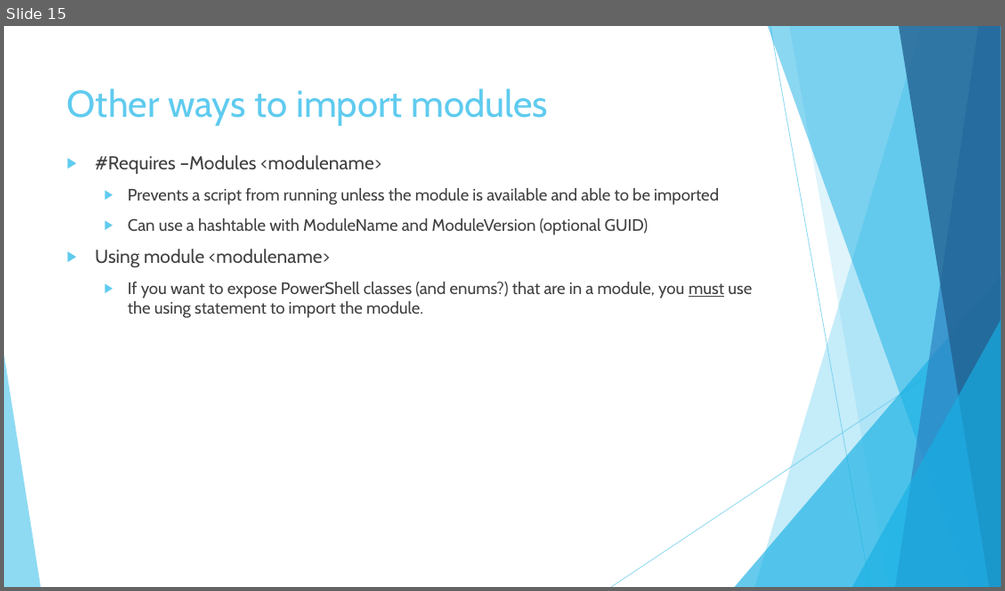
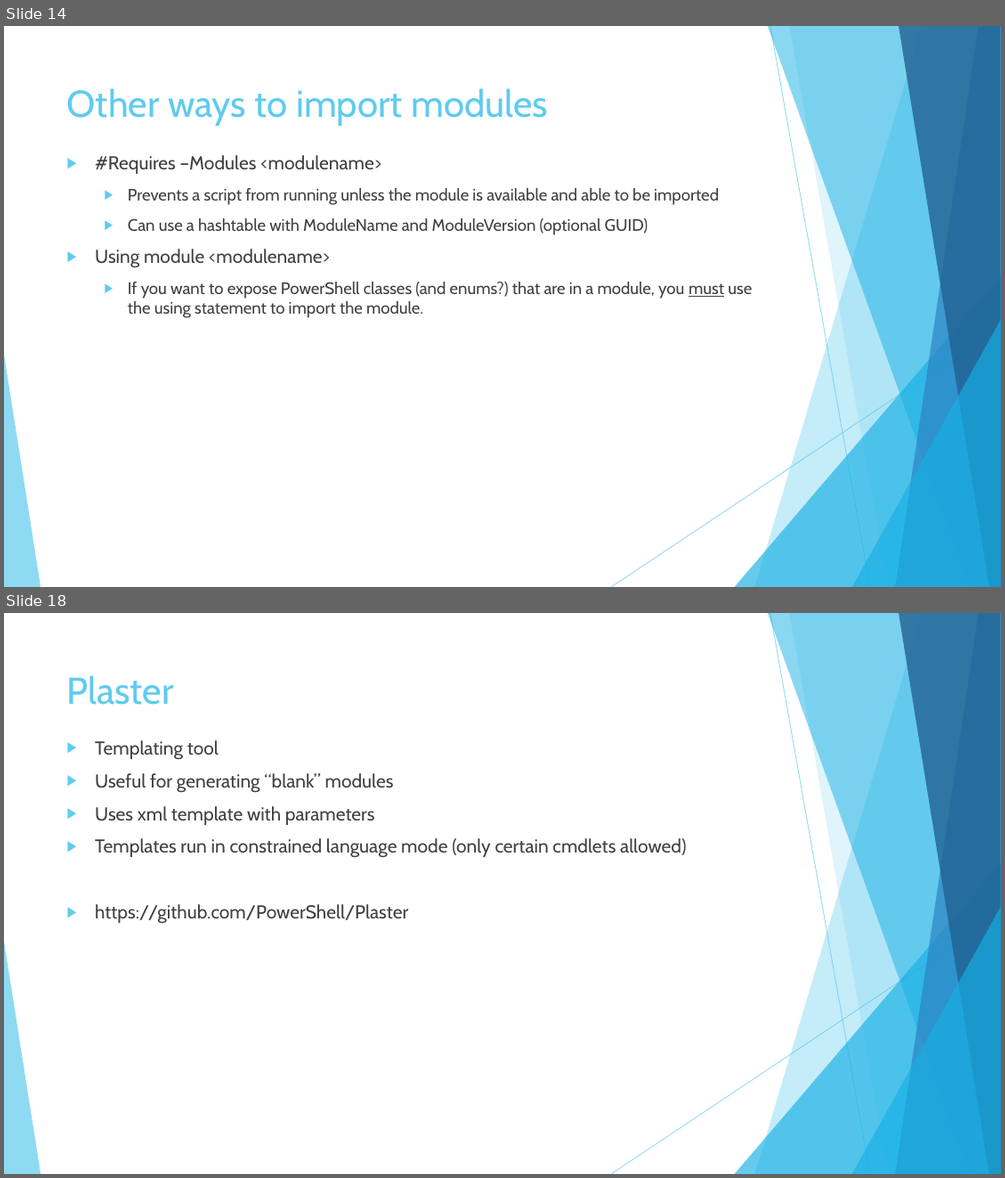
Before and after one commit to MikeShepard/Documents, a slide deck: PowerShell Modules.pptx. Shown one above the other, each under a label of ours: slide 15 before the commit, slides 14 and 18 after it; the slides between them are not shown. The pictures are 1005x591 and 1005x1178 pixels, drawn with LibreOffice and Linux fonts; fonts in the diff are those of the drawing. Boxes give left, top, right and bottom in pixels: in the first picture for what was removed or moved away, otherwise in the second. Text is boxed around its words. In the diff, an @@ line names an element or a change of style, - is before the commit and + after.

Commit message:
Added slides about "module tooling"
Psake, plaster, pester, platyps, psdeploy, buildhelpers

```diff
--- a/PowerShell Modules.pptx
+++ b/PowerShell Modules.pptx
@@ slide 18 added at [4,613,1001,1174], background #FFFFFF; not listed: 10 template elements that a slide beside it also shows @@
@@ title added at [67,675,174,705], 36 pt, text #5FCBEF @@
+Plaster
@@ text added at [95,740,686,924], 18 pt, text #404040 @@
+▶ Templating tool
+▶ Useful for generating “blank” modules
+▶ Uses xml template with parameters
+▶ Templates run in constrained language mode (only certain cmdlets allowed)
+▶ https://github.com/PowerShell/Plaster
@@ what was slide 15 is now slide 14 @@
```
Also in this commit, not shown: 2 slides changed, 6 other slides added, 1 slide removed.
